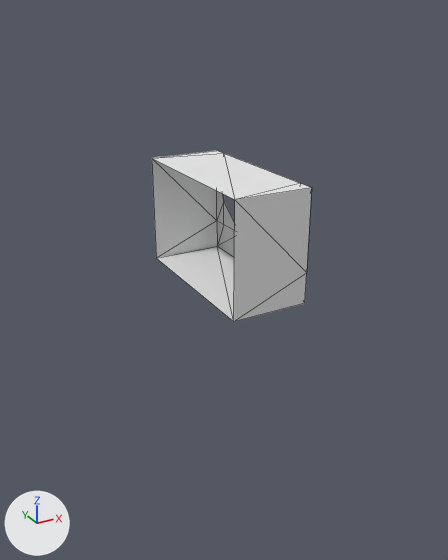
Before and after pictures for a commit that changed the OBJ model CosmicVoyage/datafiles/m_hanger.obj.
Both versions are drawn from a 50 mm camera at (-15.2, -27.5, 8.0) aimed at (-0.4, -0.6, -5.5). Lighting does not change. The marker at lower left points along +X, +Y and +Z. Mesh edges are drawn as thin lines. Where no turn or scale is listed for an object, it has been applied to the vertices.

The first picture shows 'Cube_Cube.001'.
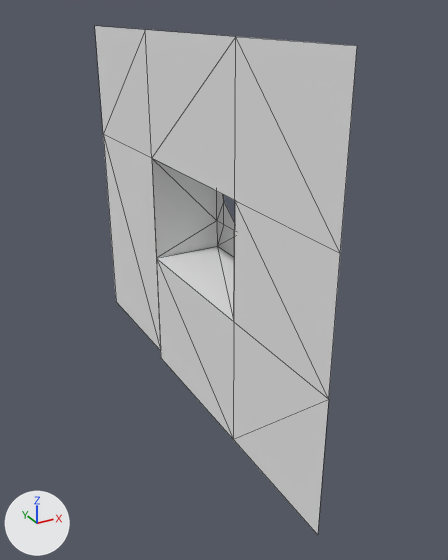
Where the change shows, as pixel boxes [x1, y1, x2, y2] in the pictures (448 x 560 px):
'Cube_Cube.001', reshaped (64% wider, 197% taller)
    before: [152, 151, 311, 322]
    after: [95, 26, 357, 535]
part 1 of me_cube_cube_001, added
    after: [95, 26, 357, 535]

Edits to the bpy script that builds the scene:
```text
Change me_cube_cube_001:
    used by ob_cube_cube_001; location = (0.0, 0.0, 0.0)
    remove me_cube_cube_001.from_pydata(...)  # 18 vertices, 26 faces; spans x -2.06..2.06, y -4.69..4.69, z -5.75..0.25
    add me_cube_cube_001.from_pydata(...)  # 32 vertices, 40 faces; spans x -2.06..2.06, y -12.0..12.97, z -12.64..6.9
    me_cube_cube_001 part 1
    14 vertices are added at x -2.06, y -12.0..12.97, z -12.64..6.9
    14 new faces join them
```
